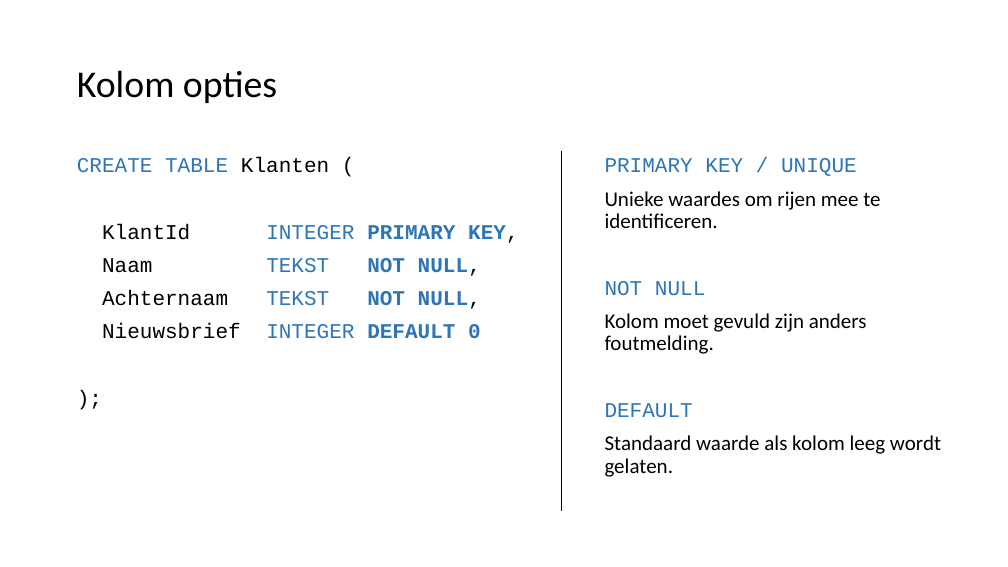
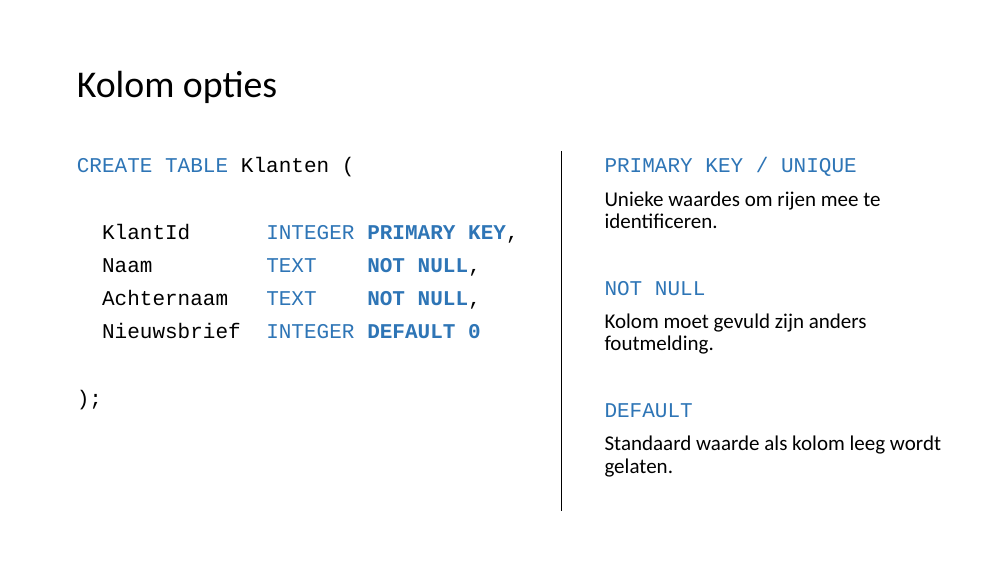
Before and after one commit to LFKoning/knowledge-sharing, a slide deck: slide 31 of sql_course/2_database_design/2_database_design.pptx. Drawn at 1008x567 pixels with LibreOffice and Linux fonts; fonts in the diff are those of the drawing. Boxes give left, top, right and bottom in pixels: in the first picture for what was removed or moved away, otherwise in the second. Text is boxed around its words. In the diff, an @@ line names an element or a change of style, - is before the commit and + after.

```diff
--- a/sql_course/2_database_design/2_database_design.pptx
+++ b/sql_course/2_database_design/2_database_design.pptx
@@ text at [102, 258, 481, 309]: text changed @@
-Naam TEKST NOT NULL,
-Achternaam TEKST NOT NULL,
+Naam TEXT NOT NULL,
+Achternaam TEXT NOT NULL,
```
Also in this commit, not shown: 1 other file.
